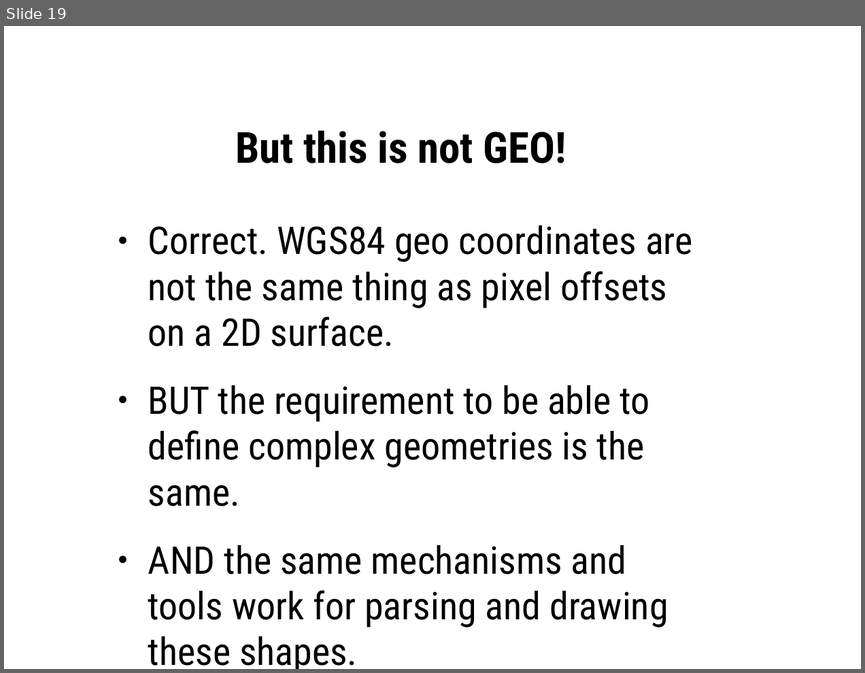
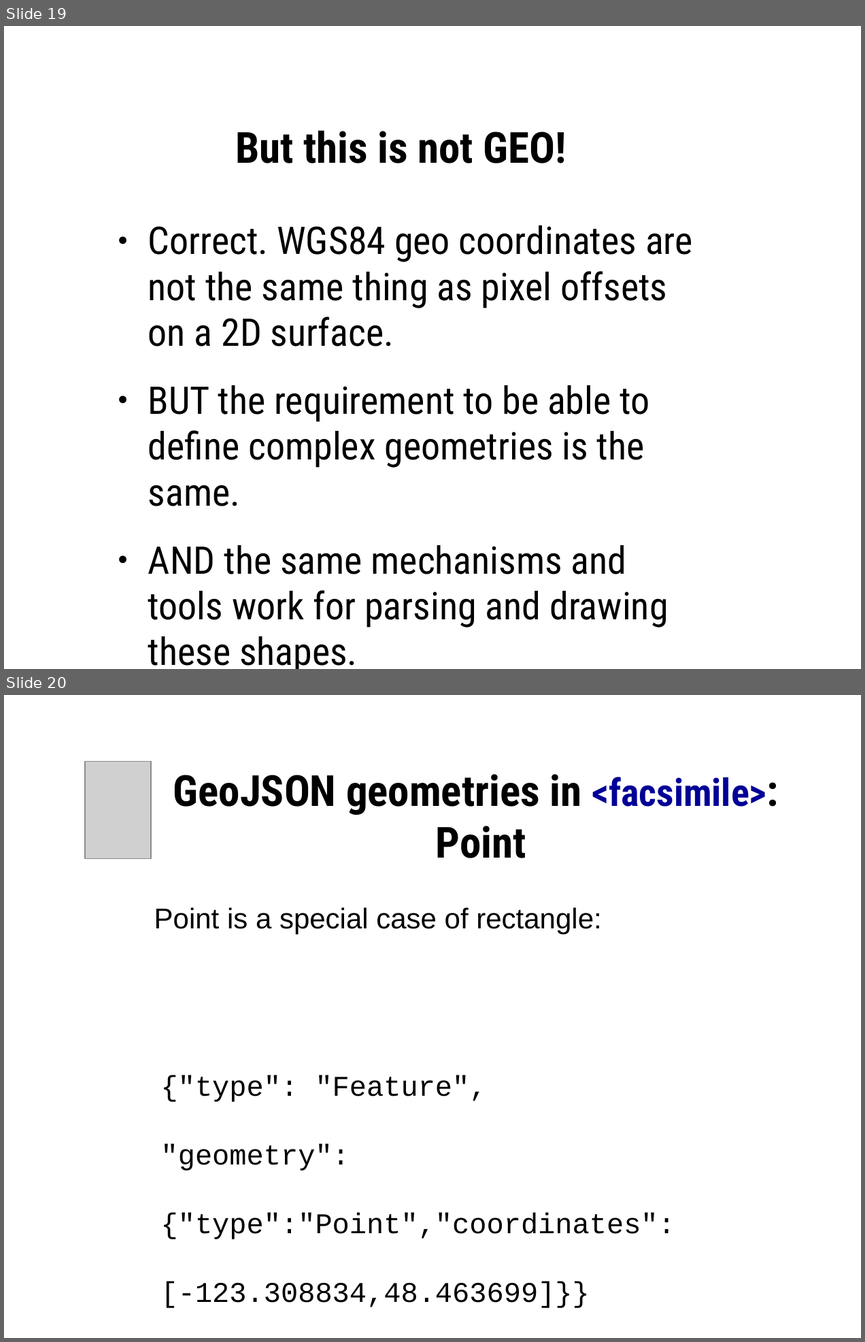
Before and after one commit to martindholmes/BreezeMap, a slide deck: presentations/geo_json_tei/geo_json_tei.odp. Shown one above the other, each under a label of ours: slide 19 before the commit, slides 19 and 20 after it. The pictures are 865x673 and 865x1342 pixels, drawn with LibreOffice and Linux fonts; fonts in the diff are those of the drawing; grey boxes stand for pictures. Boxes give left, top, right and bottom in pixels: in the first picture for what was removed or moved away, otherwise in the second. Text is boxed around its words. In the diff, an @@ line names an element or a change of style, - is before the commit and + after.

```diff
--- a/presentations/geo_json_tei/geo_json_tei.odp
+++ b/presentations/geo_json_tei/geo_json_tei.odp
@@ slide 20 added at [4,695,861,1338], background #FFFFFF @@
@@ picture added at [84,761,150,859] @@
@@ title added at [173,774,766,858], 36 pt, text #000000, bold @@
+GeoJSON geometries in <facsimile>:
+Point
@@ text added at [154,907,601,934], 24 pt, text #000000 @@
+Point is a special case of rectangle:
@@ text added at [161,1075,675,1308], 24 pt, text #000000 @@
+{"type": "Feature", "geometry":{"type":"Point","coordinates":[-123.308834,48.463699]}}
```
Also in this commit, not shown: 3 other slides added.
